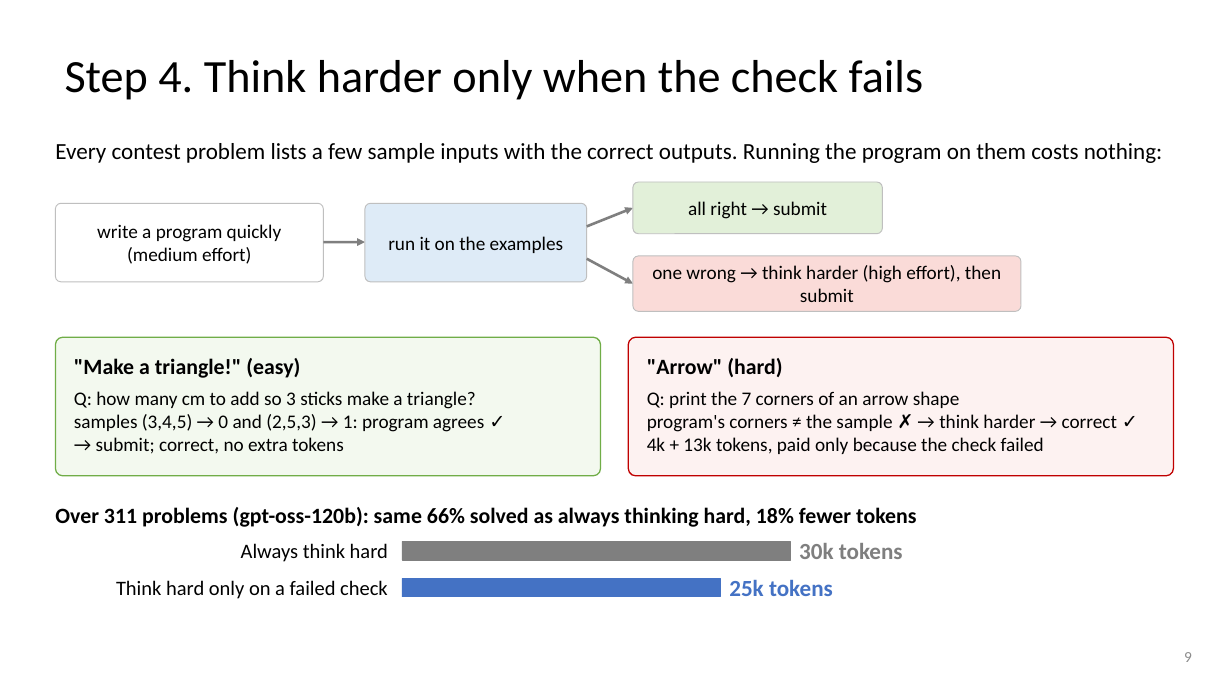
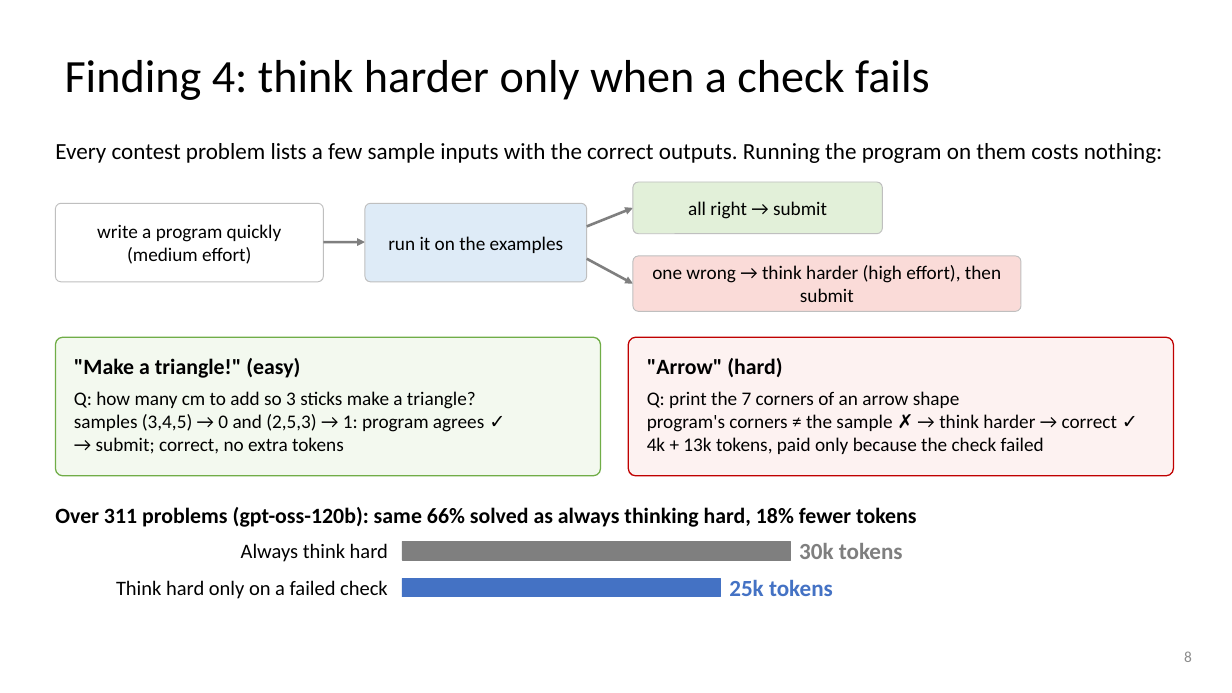
Before and after one commit to dlwns147/CSED490E_Project_Team5, a slide deck: slide 8 of PROPOSAL_slides.pptx (slide 9 before the commit). Drawn at 1232x693 pixels with LibreOffice and Linux fonts; fonts in the diff are those of the drawing. Boxes give left, top, right and bottom in pixels: in the first picture for what was removed or moved away, otherwise in the second. Text is boxed around its words. In the diff, an @@ line names an element or a change of style, - is before the commit and + after.

```diff
--- a/PROPOSAL_slides.pptx
+++ b/PROPOSAL_slides.pptx
@@ title at (65, 60, 930, 100): text changed @@
-Step 4. Think harder only when the check fails
+Finding 4: think harder only when a check fails
@@ page number at (1184, 651, 1192, 662): text changed @@
-9
+8
```
Also in this commit, not shown: 6 other slides changed, 2 other files.
